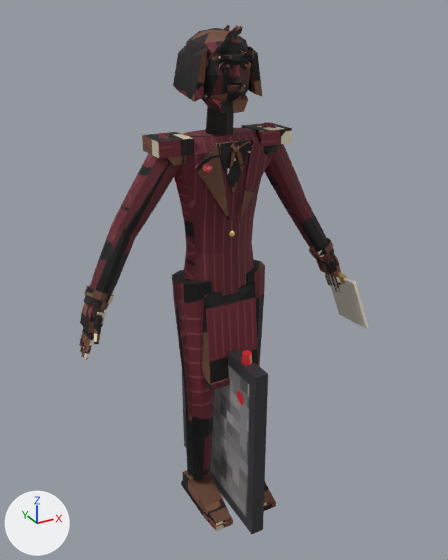
One commit to the Blender file art/margaret.blend: the scene before it, then after it.
Camera for both pictures: a camera (50 mm lens) standing at (-0.977, -1.81, 1.839) and looking at (0.026, 0.013, 0.928). The axes (+X, +Y, +Z) are drawn at lower left. The lights are the same throughout. The picture after the commit comes second.

The scene before the commit, as lines of its bpy script (objects in view):
```python
me_fx_live_feed = bpy.data.meshes.new('fx_live_feed')
me_fx_live_feed.from_pydata(...)  # a box spanning x -0.025..0.025, y -0.3..0.3, z 0.0..0.7; an 8-sided cut cone along z (radius 0.02 at the low end, 0.016 at the high end) spanning x -0.02..0.02, y -0.22..-0.18, z 0.7..0.74
me_fx_live_feed.materials.append(mat_props)  # picture img_margaret_props
me_margaret_body = bpy.data.meshes.new('margaret_body')
me_margaret_body.from_pydata(...)  # 1774 vertices, 1904 faces; spans x -0.53..0.57, y -0.22..0.13, z 0.0..1.79
# faces by material slot: [1488, 416]
me_margaret_body.materials.append(mat_body)  # picture img_margaret_body
me_margaret_body.materials.append(mat_props)  # picture img_margaret_props
ob_fx_live_feed = bpy.data.objects.new('fx_live_feed', me_fx_live_feed)
ob_fx_live_feed.location = (0.0, 0.0, 0.0)
ob_margaret_body = bpy.data.objects.new('margaret_body', me_margaret_body)
ob_margaret_body.location = (0.0, 0.0, 0.0)
```
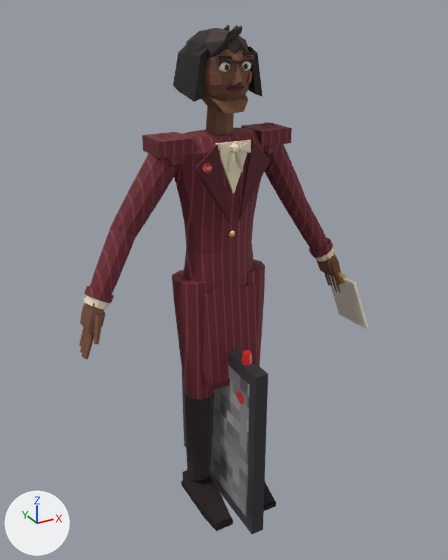
What differs and where, as boxes [x1, y1, x2, y2] in the pictures (448 x 560 px):
part 1 of me_margaret_body, built on: before [228, 65, 245, 92]; after [209, 60, 253, 92]
part 2 of me_margaret_body, surface changed: [79, 25, 347, 531] in both

The edits, one by one:
me_margaret_body is used by ob_margaret_body; location (0.0, 0.0, 0.0).
me_margaret_body had 1774 vertices, 1904 faces and spanned x -0.53..0.57, y -0.22..0.13, z 0.0..1.79.
me_margaret_body now has 1988 vertices, 2149 faces and spans x -0.53..0.57, y -0.22..0.13, z 0.0..1.79.
me_margaret_body part 1: 7 vertices moved within x -0.03..0.03, y -0.12..-0.11, z 1.61..1.68; 11 vertices removed from x -0.03..0.03, y -0.14..-0.1, z 1.61..1.68; 201 vertices added at x -0.07..0.07, y -0.15..-0.06, z 1.61..1.7.
me_margaret_body part 2: 1746 kept faces spanning x -0.53..0.53, y -0.22..0.13, z 0.0..1.79 get new texture (UV) coordinates.
Other edits to the shape of me_margaret_body do not show in these pictures.
